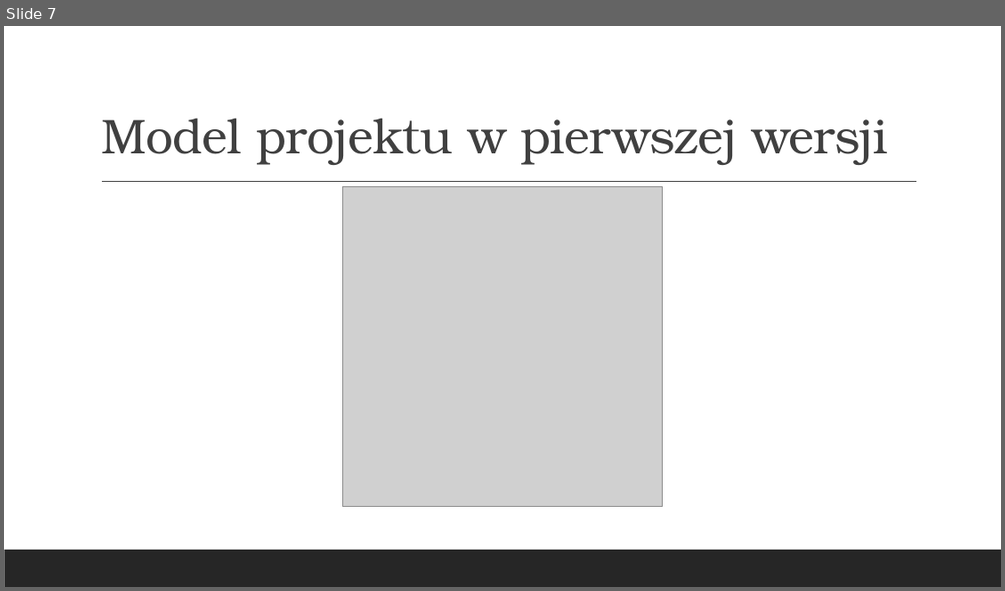
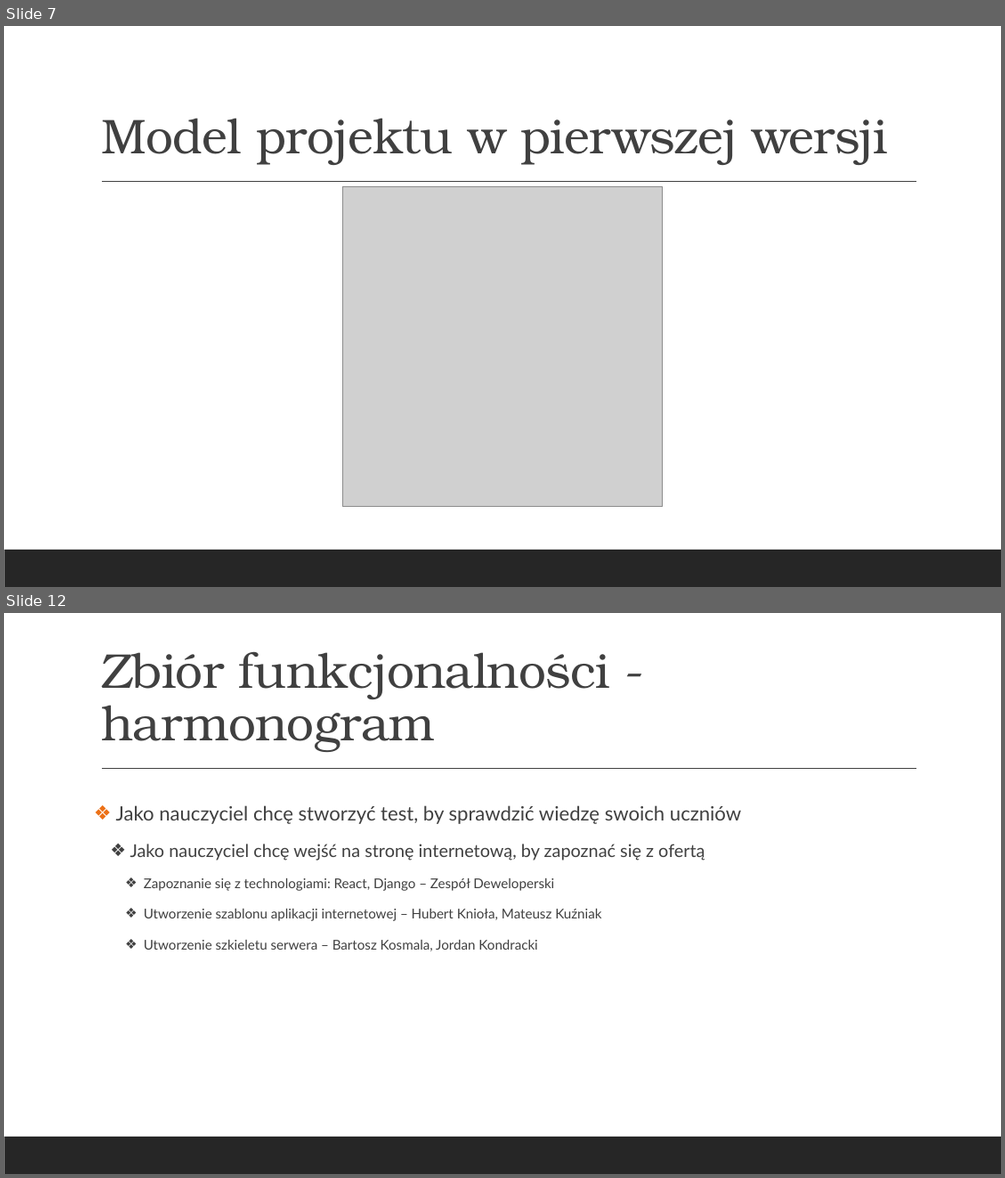
Before and after one commit to hubert-kniola/CodeRevv, a slide deck: pz/1/Z1P1.pptx. Shown one above the other, each under a label of ours: slide 7 before the commit, slides 7 and 12 after it; the slides between them are not shown. The pictures are 1005x591 and 1005x1178 pixels, drawn with LibreOffice and Linux fonts; fonts in the diff are those of the drawing; grey boxes stand for pictures. Boxes give left, top, right and bottom in pixels: in the first picture for what was removed or moved away, otherwise in the second. Text is boxed around its words. In the diff, an @@ line names an element or a change of style, - is before the commit and + after.

```diff
--- a/pz/1/Z1P1.pptx
+++ b/pz/1/Z1P1.pptx
@@ slide 12 added at (x1=4, y1=613, x2=1001, y2=1174), background #FFFFFF; not listed: 2 template elements that a slide beside it also shows @@
@@ title added at (x1=101, y1=651, x2=610, y2=752), 47 pt, text #404040 @@
+Zbiór funkcjonalności - harmonogram
@@ text added at (x1=116, y1=805, x2=741, y2=951), 13 pt, text #404040 @@
+❖ Jako nauczyciel chcę stworzyć test, by sprawdzić wiedzę swoich uczniów
+  ❖ Jako nauczyciel chcę wejść na stronę internetową, by zapoznać się z ofertą
+    ❖ Zapoznanie się z technologiami: React, Django – Zespół Deweloperski
+    ❖ Utworzenie szablonu aplikacji internetowej – Hubert Knioła, Mateusz Kuźniak
+    ❖ Utworzenie szkieletu serwera – Bartosz Kosmala, Jordan Kondracki
```
Also in this commit, not shown: 3 slides changed, 4 other slides added, 8 other files.
